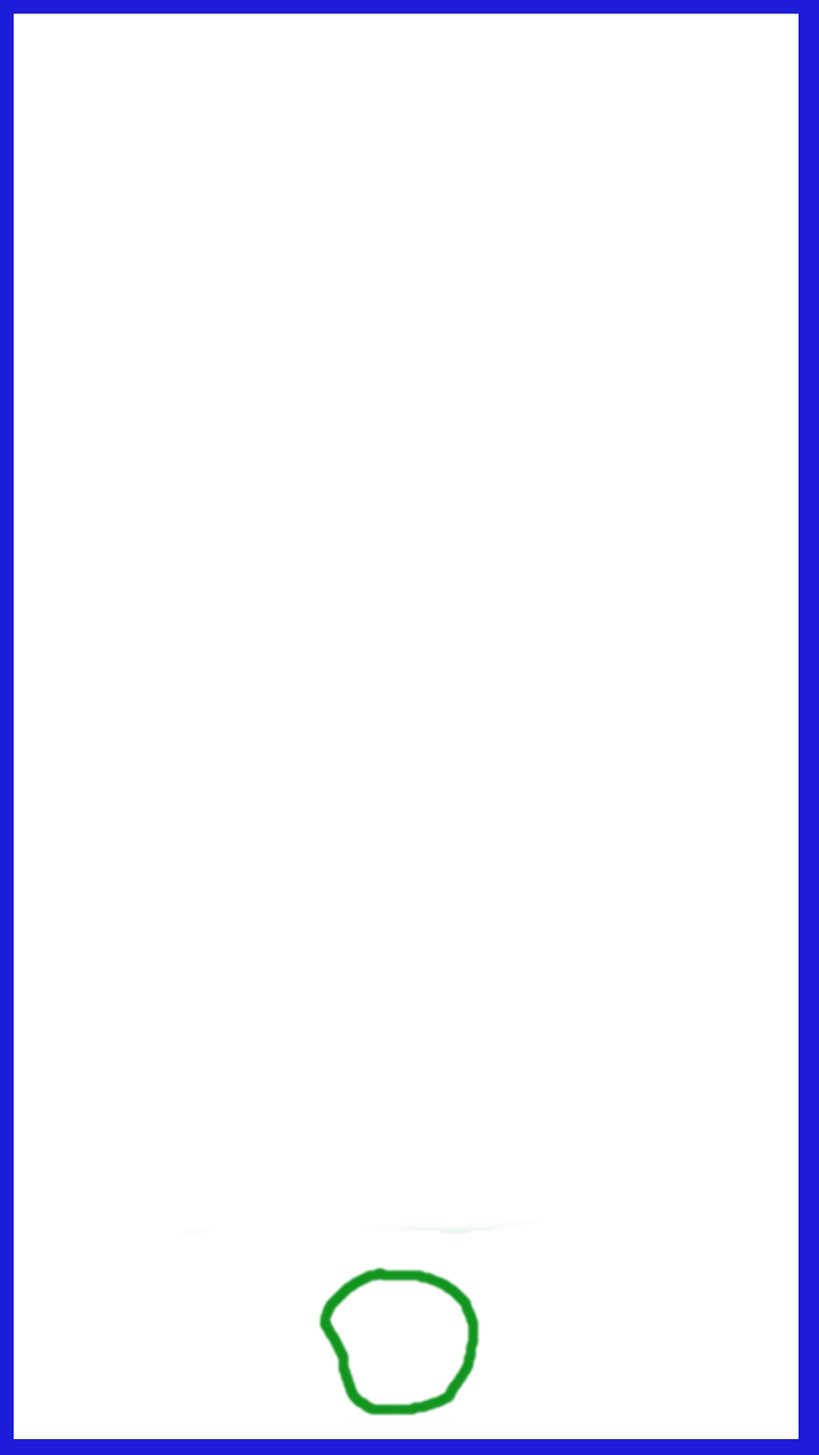
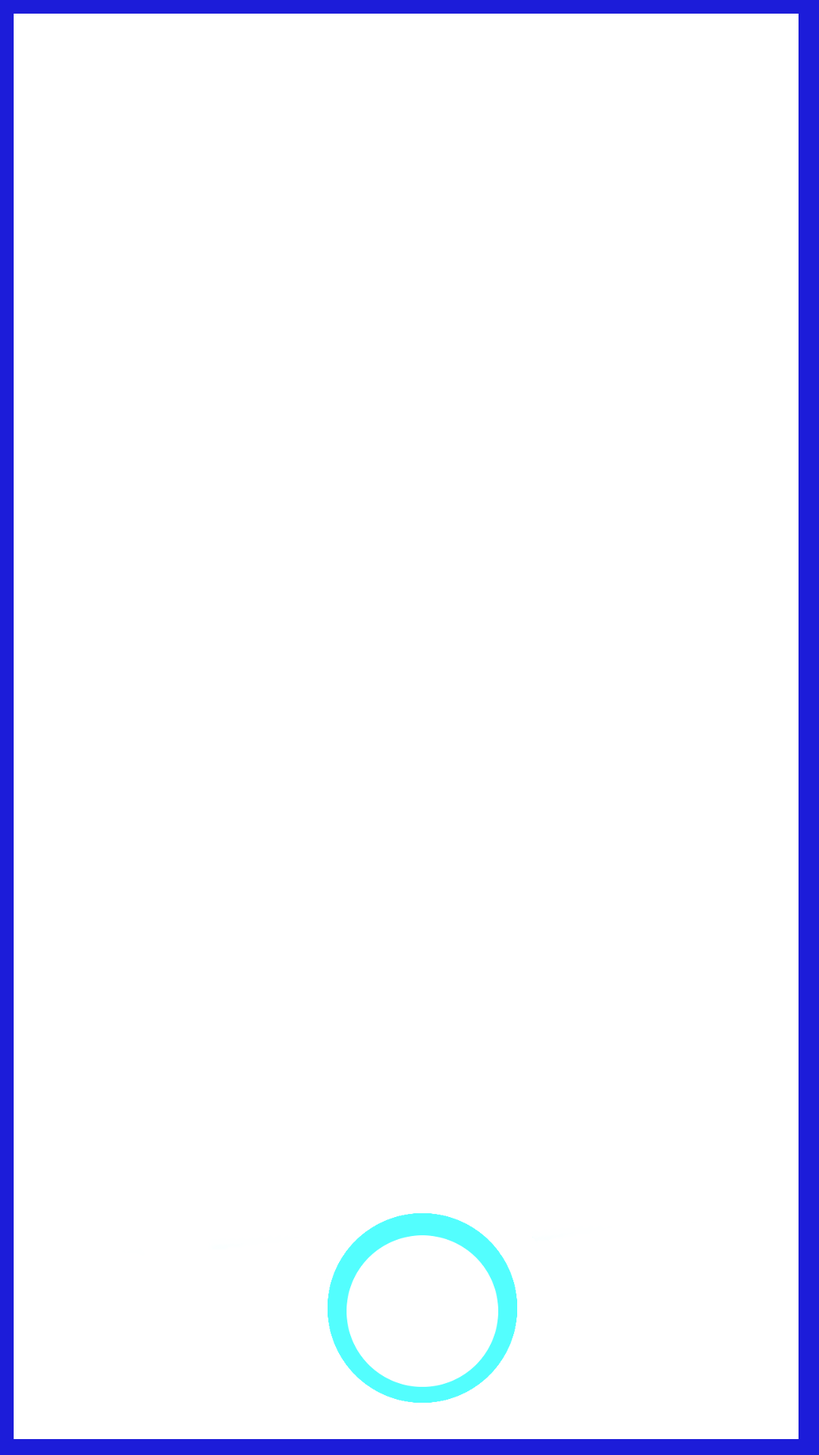
Comparing the layer stacks of the two w=819, h=1455 images. Changes:
painted on "PlayerArea" over (180, 1190, 571, 1417)
